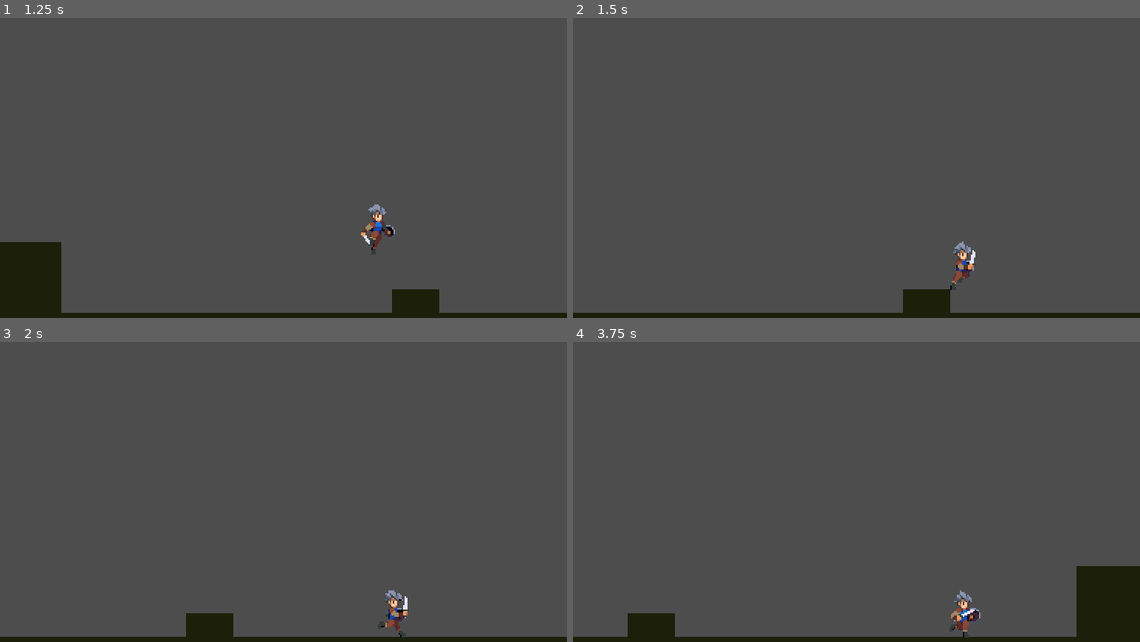
Above: before the commit, frames 1-4 (two rows, left to right).
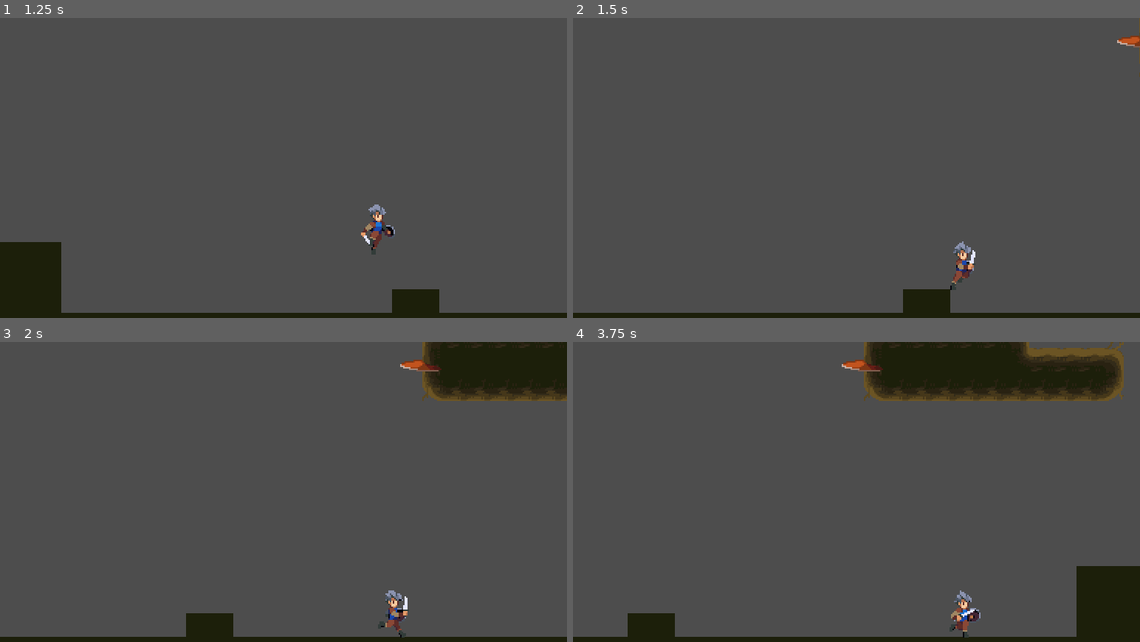
Above: after the commit, the same moments.

Repository: SunChJ/Godot_Learn
Game: Godot game, scene res://world.tscn
The game is run twice, just before and just after one commit, with the same random seed, the same clock (stepped at 60 frames per second) and the same inputs.
Inputs:
- Up to frame 1 (1.25 s): hold D (move_right) from 0.53 s (still down); tap Space (jump) at 0.77 s
- Up to frame 2 (1.5 s): keep holding D (move_right)
- Up to frame 3 (2 s): keep holding D (move_right); tap Space (jump) at 1.52 s
- Up to frame 4 (3.75 s): release D (move_right) at 2.03 s; hold A (move_left) 2.03-2.78 s; hold D (move_right) from 2.78 s (still down); tap Space (jump) at 3.02 s

Frame 1 is identical in both runs. In frame 2, 0.1% of the frame differs, in the area x 95-100%, y 0-20%; in frame 3, 5.1%; in frame 4, 8.7%, in the area x 47-98%, y 0-20%.

Commit message:
TitleMap: Paint Manually

Diff:
--- a/Legacy Fantasy/world.tscn
+++ b/Legacy Fantasy/world.tscn
@@ -166,7 +166,7 @@
 [node name="TileMap" type="TileMap" parent="."]
 tile_set = SubResource("TileSet_yl5d1")
 format = 2
-layer_0/tile_data = PackedInt32Array(655372, 65536, 1, 65537 …(2561 unchanged characters)… 6, 1, 327706, 65536, 1, 327707, 65536, 1)
+layer_0/tile_data = PackedInt32Array(655372, 65536, 1, 65537 …(2561 unchanged characters)… 6, 1, 327706, 65536, 1, 327707, 65536, 1, 65568, 262144, 4, 65567, 196608, 4, 65566, 196608, 4, 65565, 196608, 4, 65564, 196608, 4, 65563, 196608, 4, 65562, 196608, 4, 65561, 196608, 4, 65560, 196608, 4, 65559, 196608, 4, 65558, 0, 4, 22, 524288, 0, -65514, 0, 0, -65513, 65536, 0, -65512, 65536, 0, -65511, 65536, 0, -65510, 65536, 0, -65509, 65536, 0, -65508, 262144, 0, 28, 327680, 2, 29, 65536, 0, 30, 65536, 0, 31, 65536, 0, 32, 262144, 0, 23, 196608, 2, 24, 196608, 2, 25, 196608, 2, 26, 196608, 2, 27, 196608, 2)
 
 [node name="Player" parent="." instance=ExtResource("2_6bfy0")]
 position = Vector2(43, 153)
